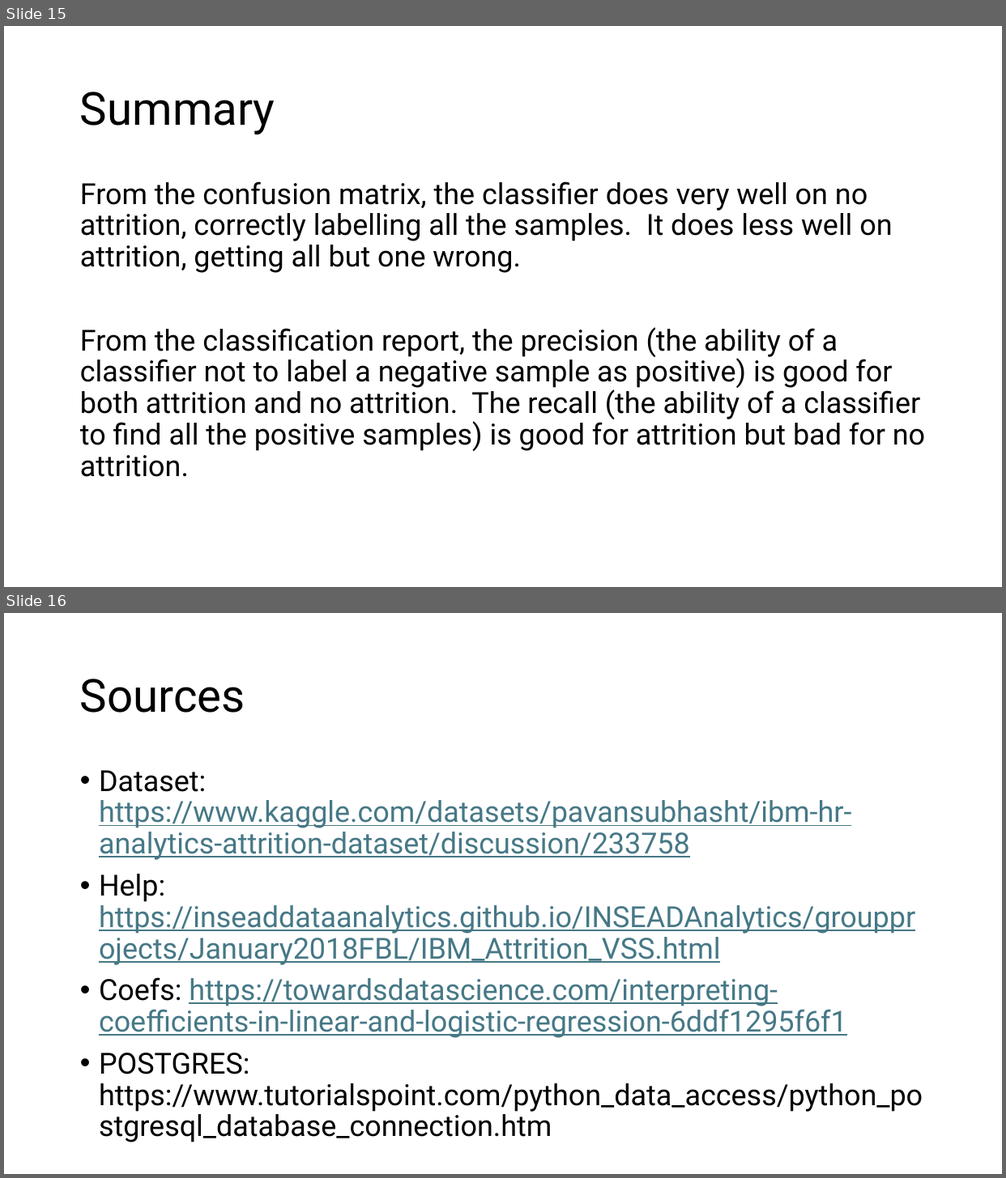
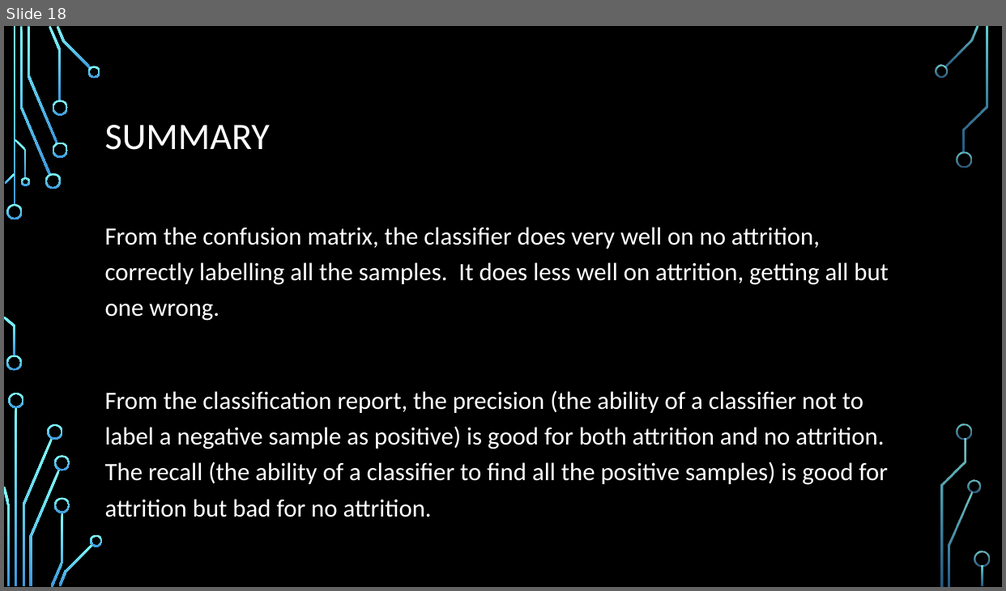
Before and after one commit to ddaniel2024/Project-4, a slide deck: Employee Attrition Prediction Presentation.pptx. Shown one above the other, each under a label of ours: slides 15 and 16 before the commit, slide 18 after it. The pictures are 1006x1178 and 1006x591 pixels, drawn with LibreOffice and Linux fonts; fonts in the diff are those of the drawing; background and template pictures are left out. Boxes give left, top, right and bottom in pixels: in the first picture for what was removed or moved away, otherwise in the second. Text is boxed around its words. In the diff, an @@ line names an element or a change of style, - is before the commit and + after.

```diff
--- a/Employee Attrition Prediction Presentation.pptx
+++ b/Employee Attrition Prediction Presentation.pptx
@@ slide 16 removed at <box>4,613,1002,1174</box>, background #FFFFFF @@
@@ title removed at <box>80,679,245,713</box> @@
-Sources
@@ text removed at <box>99,770,923,1112</box> @@
-• Dataset: https://www.kaggle.com/datasets/pavansubhasht/ibm-hr-analytics-attrition-dataset/discussion/233758
-• Help: https://inseaddataanalytics.github.io/INSEADAnalytics/groupprojects/January2018FBL/IBM_Attrition_VSS.html
-• Coefs: https://towardsdatascience.com/interpreting-coefficients-in-linear-and-logistic-regression-6ddf1295f6f1
-• POSTGRES: https://www.tutorialspoint.com/python_data_access/python_postgresql_database_connection.htm
@@ what was slide 15 is now slide 18 @@
@@ slide 18 changed as well @@
@@ background #FFFFFF to picture (left out) @@
@@ title at <box>105,125,270,150</box>: text changed; size 44 to 36 pt; font Roboto to Calibri; text colour #000000 to #FFFFFF @@
-Summary
+SUMMARY
@@ text "From the confusion matrix, the ...": place and size @@
-text "From the confusion matrix, the ..." at <box>80,182,925,477</box>
+text "From the confusion matrix, the ..." at <box>105,227,889,485</box>
@@ text "From the confusion matrix, the ..." at <box>105,227,889,485</box>: size 28 to 24 pt, font Roboto to Calibri, text colour #000000 to #FFFFFF; line spacing 0.9 to 1.2 @@
@@ group added at <box>4,26,990,587</box>: 33 freeform shapes, 3 rectangles @@
```
Also in this commit, not shown: 13 other slides changed, 4 slides added, 1 other slide removed, 1 other file.
